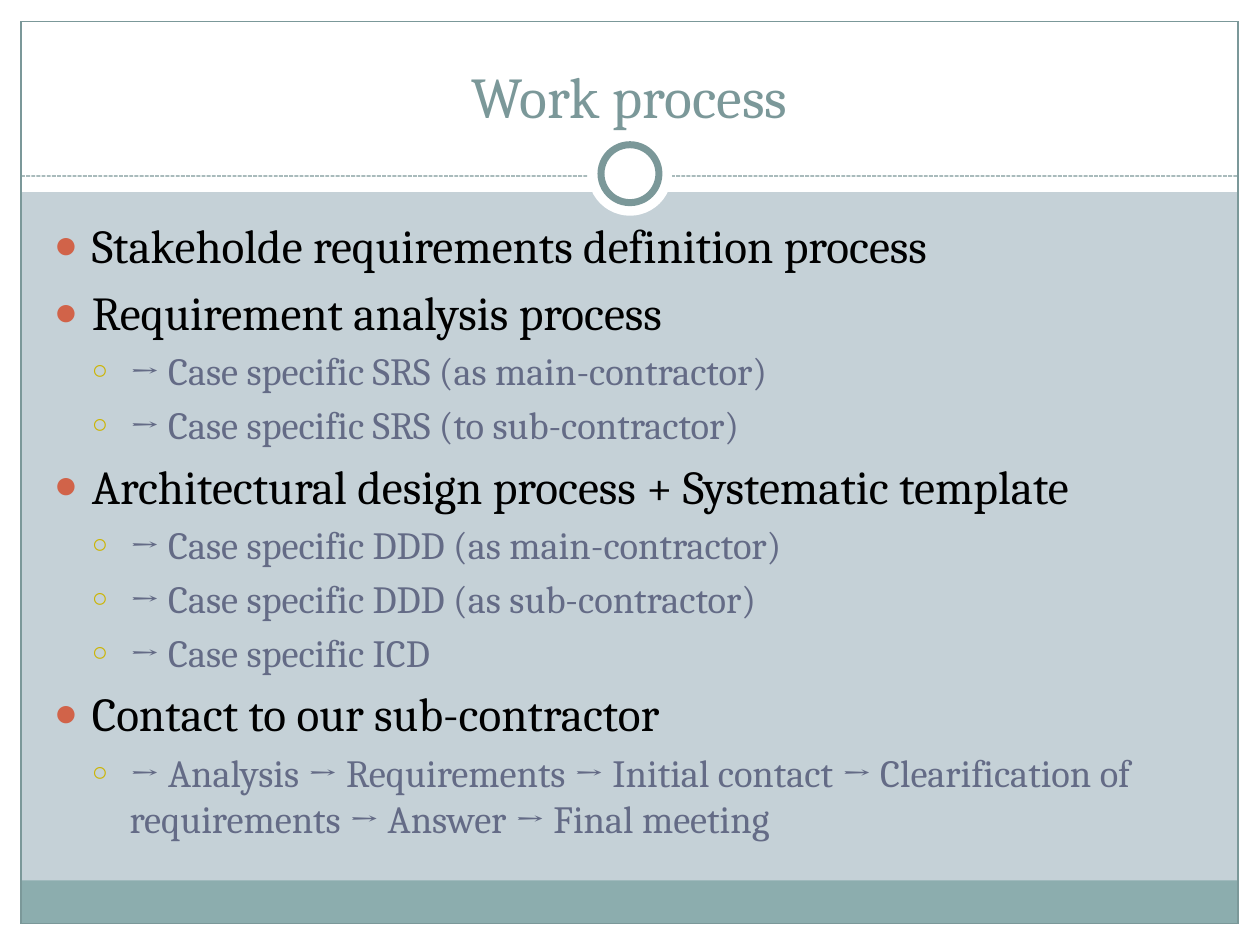
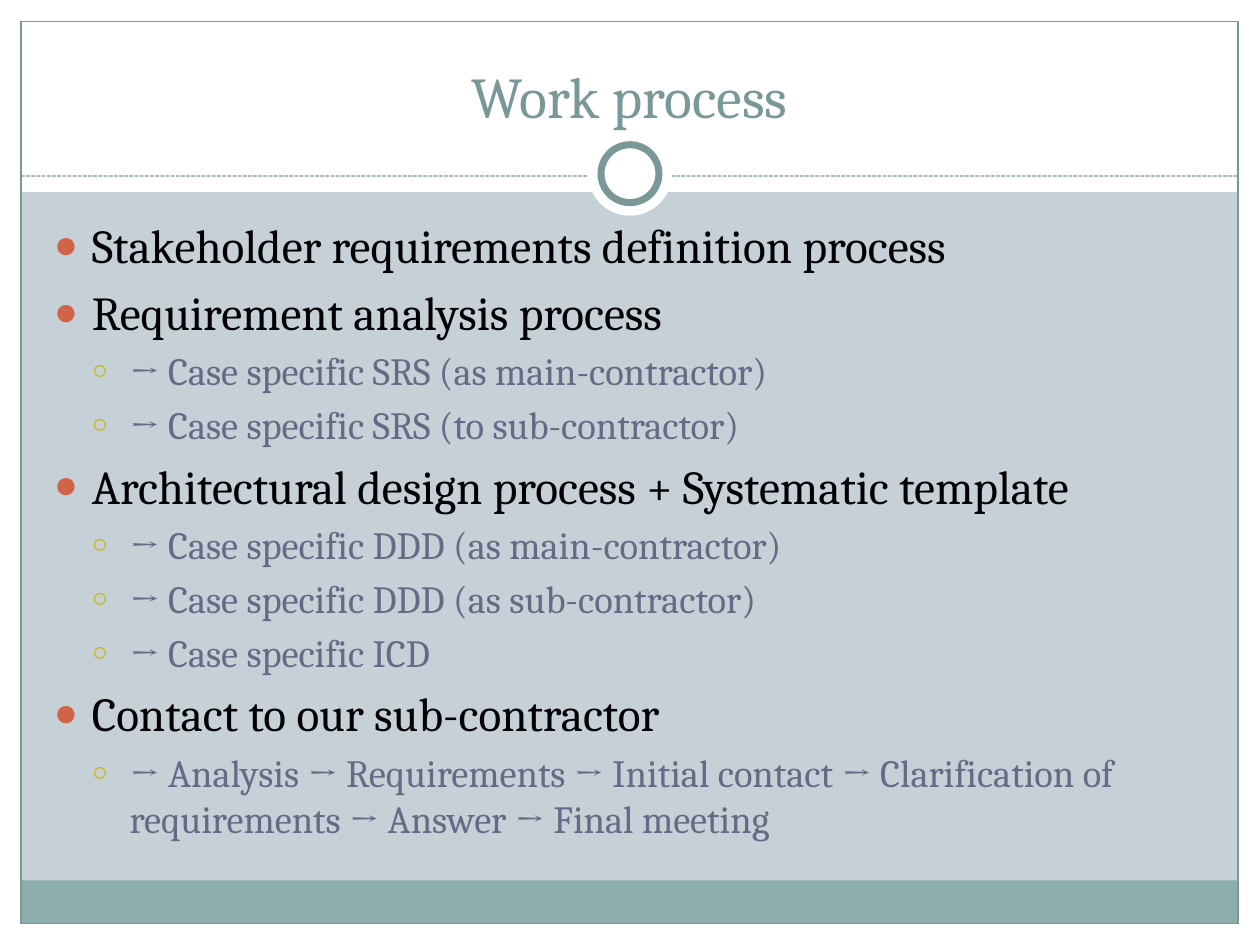
Before and after one commit to dichaelen/tisyee2010, a slide deck: slide 2 of PowerPoint/Systematic Case.pptx. Drawn at 1260x945 pixels with LibreOffice and Linux fonts; fonts in the diff are those of the drawing. Boxes give left, top, right and bottom in pixels: in the first picture for what was removed or moved away, otherwise in the second. Text is boxed around its words. In the diff, an @@ line names an element or a change of style, - is before the commit and + after.

```diff
--- a/PowerPoint/Systematic Case.pptx
+++ b/PowerPoint/Systematic Case.pptx
@@ text at [92, 229, 946, 273]: text changed @@
-● Stakeholde requirements definition process
+● Stakeholder requirements definition process
@@ text at [130, 760, 1113, 842]: text changed @@
-  ○ → Analysis → Requirements → Initial contact → Clearification of requirements → Answer → Final meeting
+  ○ → Analysis → Requirements → Initial contact → Clarification of requirements → Answer → Final meeting
```
